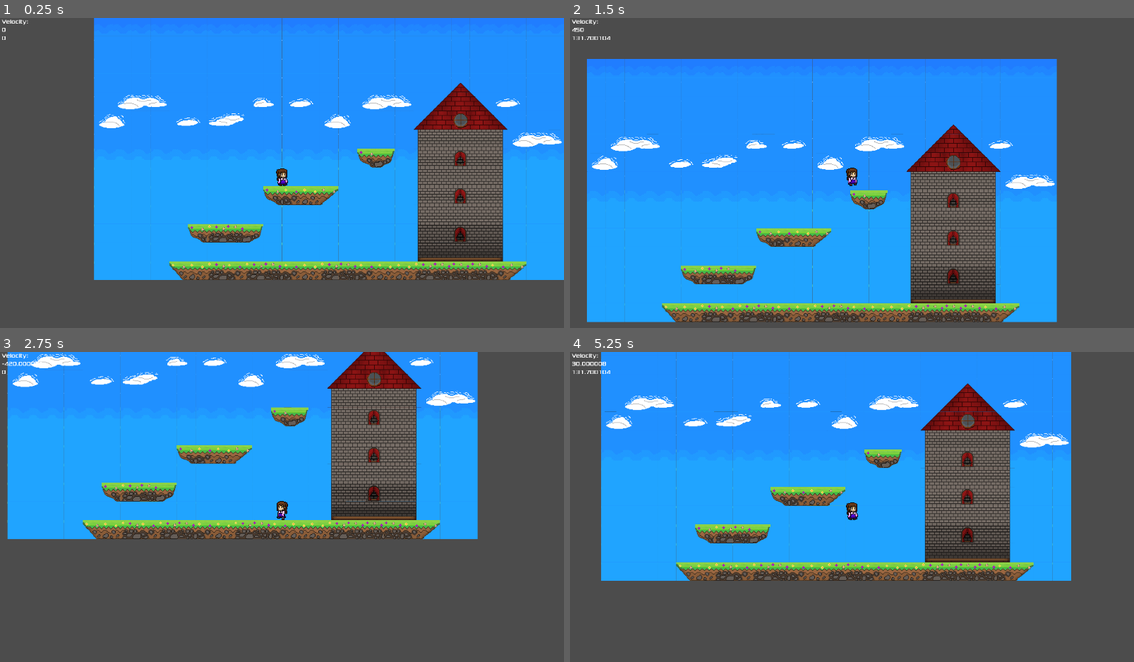
Above: before the commit, frames 1-4 (two rows, left to right).
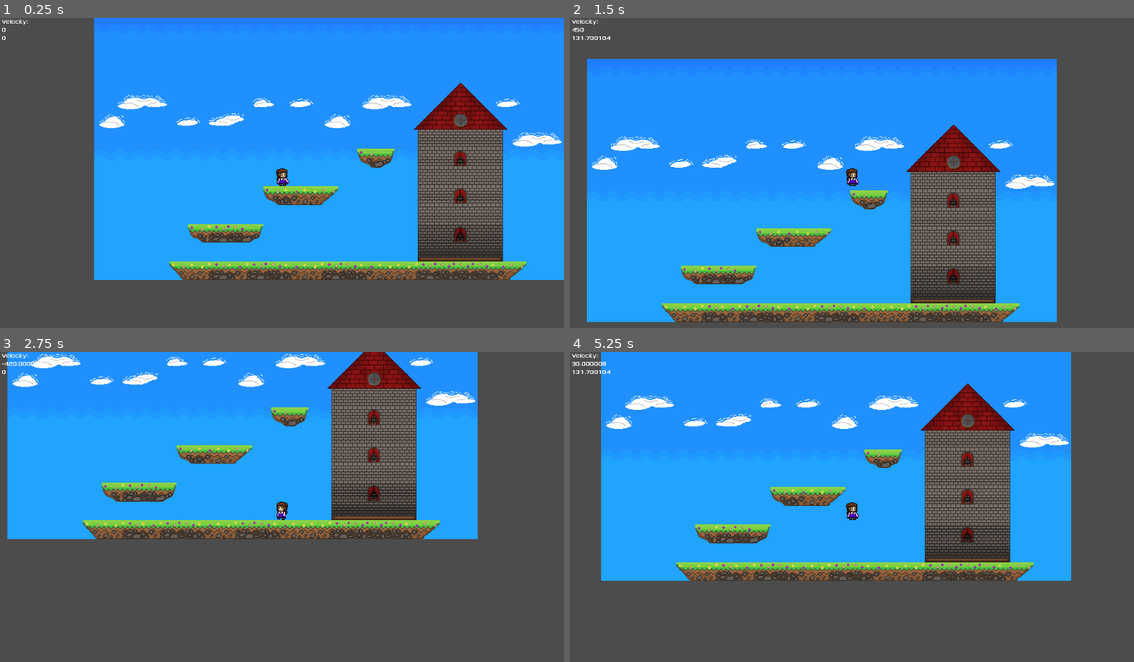
Above: after the commit, the same moments.

Repository: JennyJTG/GodotGameProject
Game: Godot game, scene res://Main.tscn
Two runs of this game, one before a commit and one after it. Both use one fixed random seed, a clock stepped at 60 frames per second and the inputs below.
Inputs:
- Up to frame 1 (0.25 s): no input
- Up to frame 2 (1.5 s): tap Enter (start_game) at 0.5, 0.6, 1.35 s; hold D (move_right) from 0.53 s (still down); tap Space (jump) at 0.77 s
- Up to frame 3 (2.75 s): tap Space (jump) at 1.52 s; release D (move_right) at 2.03 s; hold A (move_left) from 2.03 s (still down); tap Enter (start_game) at 2.1 s
- Up to frame 4 (5.25 s): release A (move_left) at 2.78 s; hold D (move_right) 2.78-4.28 s; tap Enter (start_game) every 0.75 s from 2.85 to 5.1 s; tap Space (jump) at 3.02, 3.77, 4.52 s; hold A (move_left) 4.28-5.03 s; hold D (move_right) from 5.03 s (still down)

The runs differ from the first frame. In frame 1, 1.0% of the frame differs, in the area x 0-100%, y 0-85%; in frame 2, 1.0%; in frame 3, 1.0%; in frame 4, 1.2%, in the area x 0-89%, y 0-74%.

Commit message:
added falling animation + bug fixes
bugs:
tilemap not snapping properly
glitchy animation during turning

Diff:
--- a/gameJamButCooler/player/Player.gd
+++ b/gameJamButCooler/player/Player.gd
@@ -13,19 +13,24 @@
 
 func _physics_process(delta):
     var move = ACCELERATION * (Input.get_axis("move_left", "move_right"))
-    $AnimatedSprite.animation = "walk"
+    if velocity.y > 0 and !is_on_floor():
+        $AnimatedSprite.animation = "falling"
+    else:
+        $AnimatedSprite.animation = "walk"
+    if velocity.length() > 0:
+        $AnimatedSprite.flip_h = velocity.x < 0
+        $AnimatedSprite.play()
+    else:
+        $AnimatedSprite.set_frame(0)
+        $AnimatedSprite.stop()
     if abs(move) < ACCELERATION * 0.1:
         velocity.x = move_toward(velocity.x, 0, FRICTION * delta)
-        $AnimatedSprite.set_frame(0)
-        $AnimatedSprite.stop()
     else:
-        $AnimatedSprite.flip_h = velocity.x < 0
         var acceleration = move * delta
         if velocity.x * move < 0:
             acceleration *= 5
         acceleration = clamp(acceleration, -MAX_SPEED - velocity.x, MAX_SPEED - velocity.x)
         velocity.x += acceleration
-        $AnimatedSprite.play()
     velocity.y += gravity * delta
 
     velocity = move_and_slide_with_snap(velocity, Vector2.DOWN, Vector2.UP)
--- a/gameJamButCooler/player/Player.tscn
+++ b/gameJamButCooler/player/Player.tscn
@@ -1,7 +1,28 @@
-[gd_scene load_steps=13 format=2]
+[gd_scene load_steps=18 format=2]
 
 [ext_resource path="res://assets/Player.png" type="Texture" id=1]
+[ext_resource path="res://assets/PlayerFall.png" type="Texture" id=2]
 [ext_resource path="res://player/Player.gd" type="Script" id=5]
+
+[sub_resource type="AtlasTexture" id=11]
+flags = 4
+atlas = ExtResource( 2 )
+region = Rect2( 0, 0, 64, 64 )
+
+[sub_resource type="AtlasTexture" id=12]
+flags = 4
+atlas = ExtResource( 2 )
+region = Rect2( 64, 0, 64, 64 )
+
+[sub_resource type="AtlasTexture" id=13]
+flags = 4
+atlas = ExtResource( 2 )
+region = Rect2( 128, 0, 64, 64 )
+
+[sub_resource type="AtlasTexture" id=14]
+flags = 4
+atlas = ExtResource( 2 )
+region = Rect2( 192, 0, 64, 64 )
 
 [sub_resource type="AtlasTexture" id=3]
 flags = 4
@@ -45,6 +66,11 @@
 
 [sub_resource type="SpriteFrames" id=1]
 animations = [ {
+"frames": [ SubResource( 11 ), SubResource( 12 ), SubResource( 13 ), SubResource( 14 ) ],
+"loop": true,
+"name": "falling",
+"speed": 6.0
+}, {
 "frames": [ SubResource( 3 ), SubResource( 4 ), SubResource( 5 ), SubResource( 6 ), SubResource( 7 ), SubResource( 8 ), SubResource( 9 ), SubResource( 10 ) ],
 "loop": true,
 "name": "walk",
@@ -61,7 +87,7 @@
 [node name="AnimatedSprite" type="AnimatedSprite" parent="."]
 light_mask = 0
 frames = SubResource( 1 )
-animation = "walk"
+animation = "falling"
 
 [node name="CollisionShape2D" type="CollisionShape2D" parent="."]
 position = Vector2( 1, 2 )
--- a/gameJamButCooler/project.godot
+++ b/gameJamButCooler/project.godot
@@ -20,6 +20,10 @@
 window/size/height=1080
 window/size/fullscreen=true
 window/stretch/aspect="keep"
+
+[global]
+
+tile_snap=false
 
 [gui]
 
@@ -65,4 +69,5 @@
 
 [rendering]
 
+2d/snapping/use_gpu_pixel_snap=true
 environment/default_environment="res://default_env.tres"
Binary file changed: gameJamButCooler/assets/Player.png
Binary file added: gameJamButCooler/assets/PlayerFall.png
Not shown, added: gameJamButCooler/assets/PlayerFall.png.import
